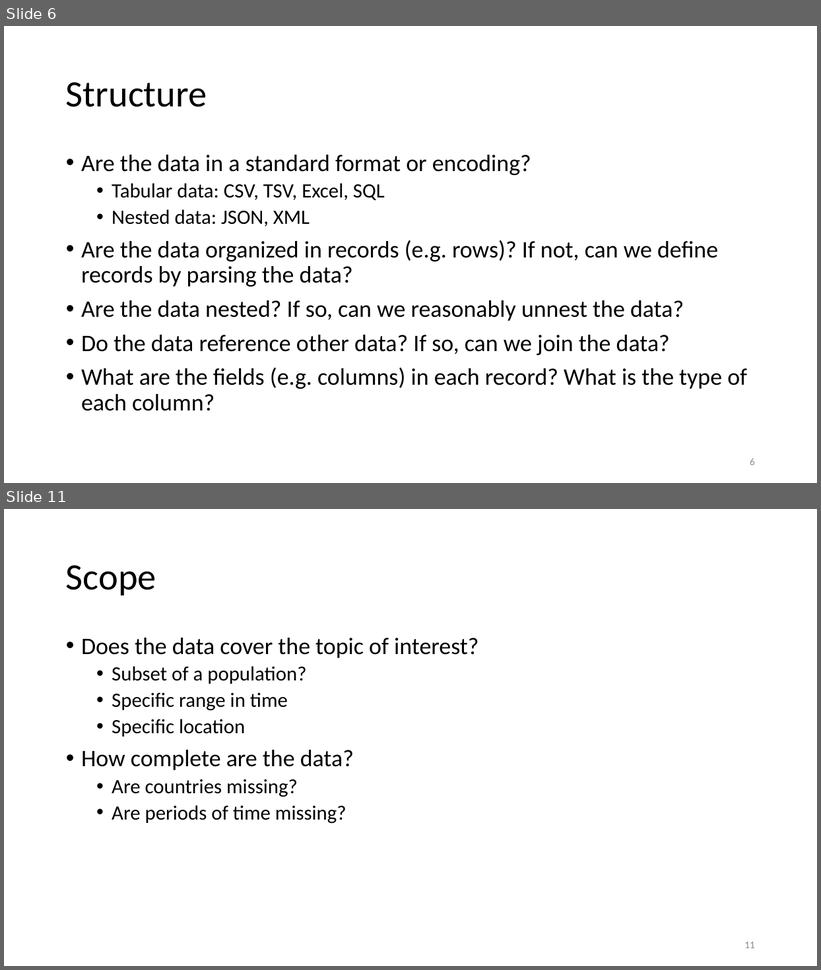
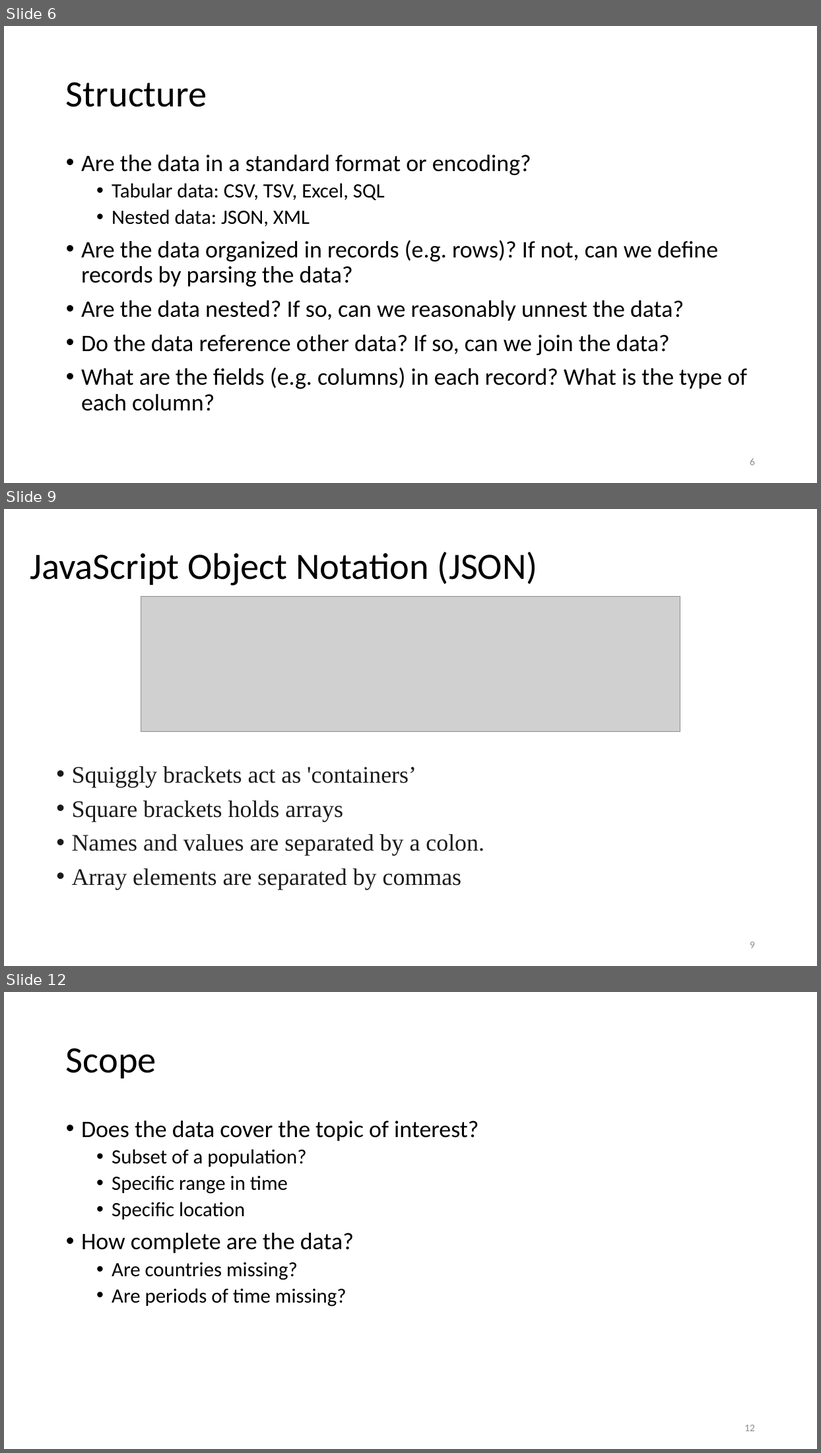
Before and after one commit to joshasuncion/ER-190C, a slide deck: lecture/Lecture 6 Sept 11/6 Data Cleaning, EDA and Energy.pptx. Shown one above the other, each under a label of ours: slides 6 and 11 before the commit, slides 6, 9 and 12 after it; the slides between them are not shown. The pictures are 821x970 and 821x1453 pixels, drawn with LibreOffice and Linux fonts; fonts in the diff are those of the drawing; grey boxes stand for pictures. Boxes give left, top, right and bottom in pixels: in the first picture for what was removed or moved away, otherwise in the second. Text is boxed around its words. In the diff, an @@ line names an element or a change of style, - is before the commit and + after.

```diff
--- a/lecture/Lecture 6 Sept 11/6 Data Cleaning, EDA and Energy.pptx
+++ b/lecture/Lecture 6 Sept 11/6 Data Cleaning, EDA and Energy.pptx
@@ slide 9 added at (4, 509, 817, 966), background #FFFFFF @@
@@ title added at (30, 552, 538, 586), 44 pt, text #000000 @@
+JavaScript Object Notation (JSON)
@@ picture added at (141, 597, 680, 732) @@
@@ text added at (72, 766, 484, 890), 28 pt, text #1A1A1A @@
+• Squiggly brackets act as 'containers’
+• Square brackets holds arrays
+• Names and values are separated by a colon.
+• Array elements are separated by commas
@@ page number added at (750, 942, 755, 949), 12 pt, text #8C8C8C @@
+9
@@ what was slide 11 is now slide 12 @@
@@ page number at (745, 1425, 755, 1432): text changed @@
-11
+12
```
Also in this commit, not shown: 9 slides changed, 1 slide removed, 3 other files.
